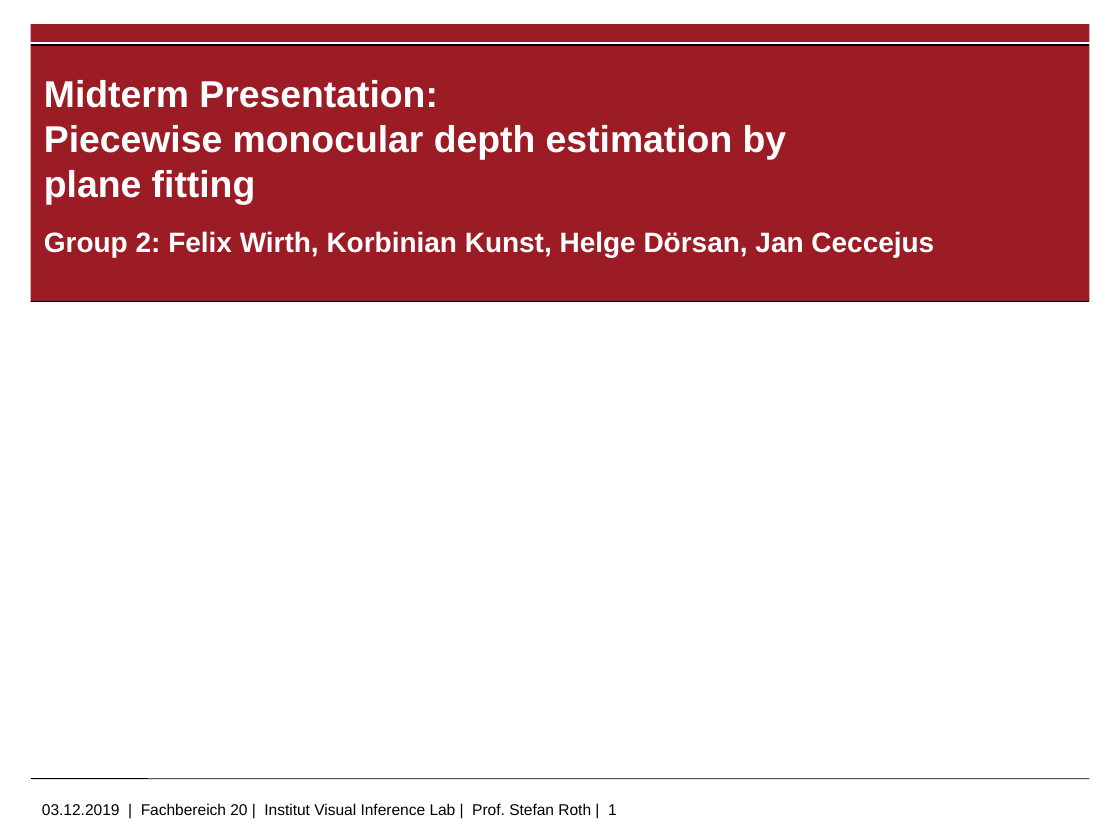
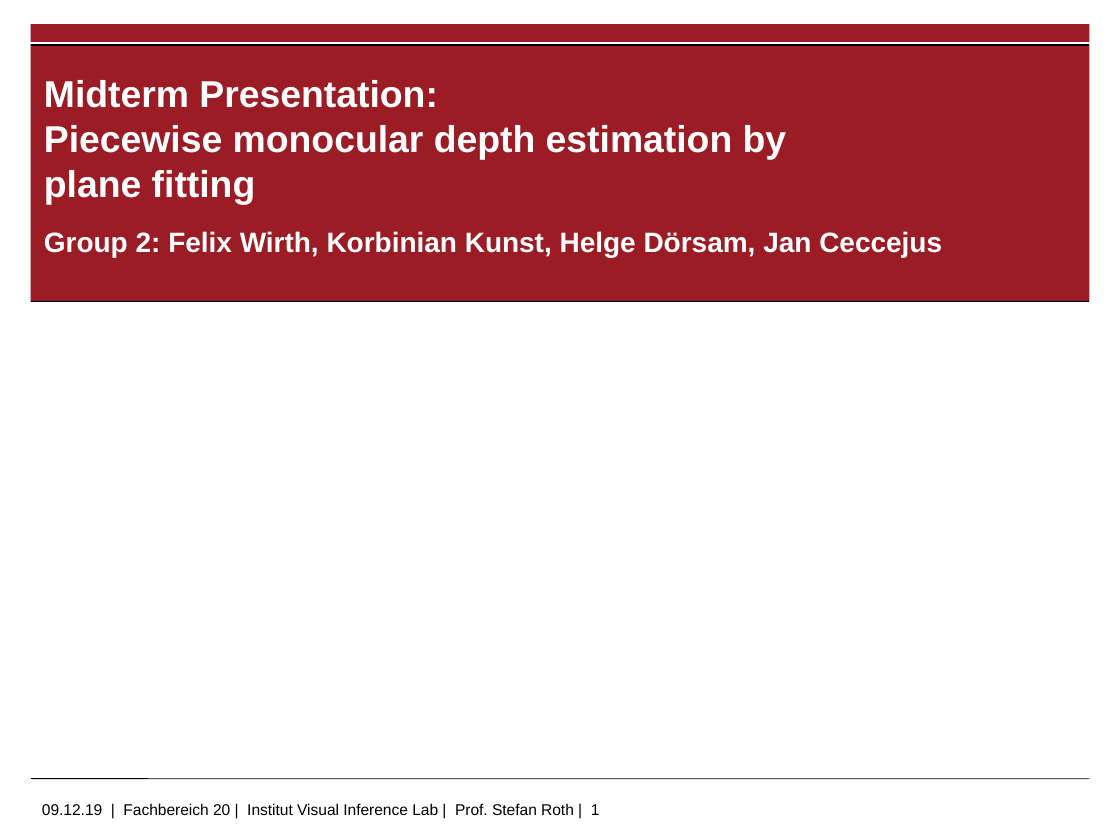
Before and after one commit to jhd-old/Deep-Learning-Lab, a slide deck: slide 1 of meetings/2019_12_12_midterm/midterm_korbi.pptx. Drawn at 1120x840 pixels with LibreOffice and Linux fonts; fonts in the diff are those of the drawing; background and template pictures are left out. Boxes give left, top, right and bottom in pixels: in the first picture for what was removed or moved away, otherwise in the second. Text is boxed around its words. In the diff, an @@ line names an element or a change of style, - is before the commit and + after.

```diff
--- a/meetings/2019_12_12_midterm/midterm_korbi.pptx
+++ b/meetings/2019_12_12_midterm/midterm_korbi.pptx
@@ subtitle at box(44, 231, 942, 258): text changed @@
-Group 2: Felix Wirth, Korbinian Kunst, Helge Dörsan, Jan Ceccejus
+Group 2: Felix Wirth, Korbinian Kunst, Helge Dörsam, Jan Ceccejus
@@ text at box(42, 803, 600, 815): text changed @@
-03.12.2019 | Fachbereich 20 | Institut Visual Inference Lab | Prof. Stefan Roth | 1
+09.12.19 | Fachbereich 20 | Institut Visual Inference Lab | Prof. Stefan Roth | 1
```
Also in this commit, not shown: 1 other slide changed, 2 slides added, 2 other files.
